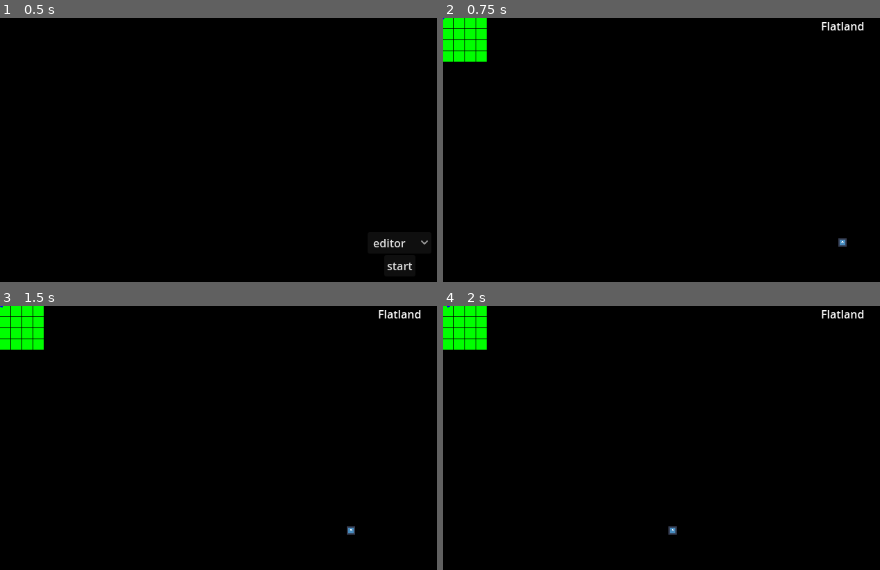
Above: before the commit, frames 1-4 (two rows, left to right).
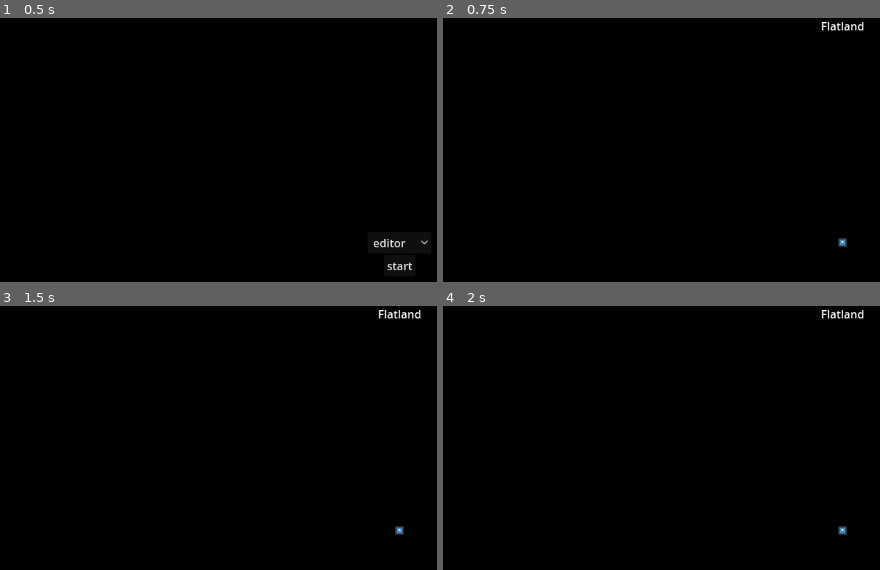
Above: after the commit, the same moments.

Repository: UndercoverGnome/tiles
Game: Godot game, scene res://scenes/mainmenu.tscn
Same seed, same stepped clock (60 frames per second), same inputs: the game is played once before the commit and once after it. The engine's default icon, where the game draws it, is replaced by a stand-in: a white triangle on a blue panel in a dark square.
Inputs:
- Up to frame 1 (0.5 s): no input
- Up to frame 2 (0.75 s): click "start" at 0.5 s
- Up to frame 3 (1.5 s): tap Enter (ui_accept) at 1.25, 1.35 s; hold Right (ui_right) from 1.28 s (still down)
- Up to frame 4 (2 s): keep holding Right (ui_right); tap Enter (ui_accept) at 1.52, 1.82 s

Frame 1 is identical in both runs. In frame 2, 1.7% of the frame differs, in the area x 0-11%, y 0-17%; in frame 3, 1.8%; in frame 4, 1.8%, in the area x 0-93%, y 0-87%.
Error after the commit: Invalid access to property or key 'walltiles' on a base object of type 'RefCounted'. (res://editorUI.gd:22)

Commit message:
adding save system, and multiple chunk system
why are chunks empty when serialising into the world resource?

Diff:
--- a/editor.gd
+++ b/editor.gd
@@ -6,9 +6,12 @@
 var world: World = load('res://flatlandworld.tres') #eventually add choosable
 
 const cameraspeed: float = 350
+
 var chunkstoload: Array[Vector2i] = []
+var loadedtilemaps: Dictionary = {}
 
-
+func save_world():
+	ResourceSaver.save(world, "res://flatlandworld.tres")
 
 func initialisechunk():
 	var tilesarray = []
@@ -27,20 +30,55 @@
 		world.chunks.append([])
 		for y in range(world.size.y):
 			id+=1
-			world.chunks[x].append(Chunk.new(id, Vector2i(x,y),'unnamed',initialisechunk()))
+			world.chunks[x].append(Chunk.new(id, Vector2i(x,y),'unnamed',initialisechunk()))#WHY ARE CHUNKS EMPTY?????
+
 
 func updatechunks():
-	var chunktoadd =Vector2i(floor(camera.position.x/(world.chunksize*32)),floor(camera.position.y/(world.chunksize*32)))
+	var chunk_size_pixels = world.chunksize * 32
 
-	if (chunktoadd.x >= 0 and chunktoadd.x < world.size.x and chunktoadd.y >= 0 and chunktoadd.y < world.size.y):
-		if !chunkstoload.has(chunktoadd):
-			chunkstoload.append(chunktoadd)
+	var current_chunk := Vector2i(
+		floor(camera.position.x / chunk_size_pixels),
+		floor(camera.position.y / chunk_size_pixels)
+	)
 
-	print(chunkstoload)
+	if (current_chunk.x >= 0 and current_chunk.x < world.size.x and current_chunk.y >= 0 and current_chunk.y < world.size.y):
+		if !loadedtilemaps.has(current_chunk):
+			var tilemap := TileMap.new()
+			tilemap.tile_set = world.tileset
+			tilemap.position = current_chunk * chunk_size_pixels
+
+			add_child(tilemap)
+
+			if (current_chunk.x < world.chunks.size() and current_chunk.y < world.chunks[current_chunk.x].size()):
+				drawchunk(tilemap, world.chunks[current_chunk.x][current_chunk.y])
+
+			loadedtilemaps[current_chunk] = tilemap
+
+	var remove_queue := []
+
+	for chunk in loadedtilemaps:
+		if chunk != current_chunk:
+			remove_queue.append(chunk)
+
+	for chunk in remove_queue:
+		loadedtilemaps[chunk].queue_free()
+		loadedtilemaps.erase(chunk)
+
+func drawchunk(tilemap: TileMap, chunk: Chunk):
+	for x in range(world.chunksize):
+		for y in range(world.chunksize):
+			var tile = chunk.walltiles[x][y]
+
+			if tile == "empty":
+				tilemap.erase_cell(0, Vector2i(x,y))
+			else:
+				tilemap.set_cell(0,Vector2i(x,y),0,world.tiledict[tile])
 
 func _ready() -> void:
 	editorUI.updateUI(world, camera.position)
-	initialiseworldchunks()
+	if world.chunks.is_empty():
+		print("ERROR! WORLD.CHUNKS IS EMPTY. INITIALISING CHUNKS")
+		initialiseworldchunks()
 
 func _process(delta: float) -> void:
 	var movement = Vector2(Input.get_axis('ui_left','ui_right')*cameraspeed*delta,Input.get_axis('ui_up','ui_down')*cameraspeed*delta)
@@ -49,4 +87,8 @@
 		updatechunks()
 		editorUI.updateUI(world, camera.position)
 
+	if Input.is_action_just_pressed('ui_accept'):
+		print('saved!')
+		save_world()
+
 	DisplayServer.window_set_title('tile engine, editor | fps:'+str(Engine.get_frames_per_second()))
--- a/editorUI.gd
+++ b/editorUI.gd
@@ -18,6 +18,7 @@
 	#DRAW CHUNKS IN GREEN IF THEY HAVE TILE DATA
 	for x in range(world.chunks.size()):
 		for y in range(world.chunks[x].size()):
+			print(world.chunks[x][y])
 			if world.chunks[x][y].walltiles != []:
 				draw_rect(Rect2(Vector2(world.chunks[x][y].coordinates.x*visualisertilesize,world.chunks[x][y].coordinates.y*visualisertilesize),Vector2(visualisertilesize-1,visualisertilesize-1)),Color.GREEN)
 	#DRAW CAMERA VISUALISER
--- a/flatlandworld.tres
+++ b/flatlandworld.tres
@@ -8,7 +8,23 @@
 title = "Flatland"
 size = Vector2i(4, 4)
 chunksize = 16
-chunks = []
+chunks = [[Object(RefCounted,"script":Resource("res://chunk.gd"))
+, Object(RefCounted,"script":Resource("res://chunk.gd"))
+, Object(RefCounted,"script":Resource("res://chunk.gd"))
+, Object(RefCounted,"script":Resource("res://chunk.gd"))
+], [Object(RefCounted,"script":Resource("res://chunk.gd"))
+, Object(RefCounted,"script":Resource("res://chunk.gd"))
+, Object(RefCounted,"script":Resource("res://chunk.gd"))
+, Object(RefCounted,"script":Resource("res://chunk.gd"))
+], [Object(RefCounted,"script":Resource("res://chunk.gd"))
+, Object(RefCounted,"script":Resource("res://chunk.gd"))
+, Object(RefCounted,"script":Resource("res://chunk.gd"))
+, Object(RefCounted,"script":Resource("res://chunk.gd"))
+], [Object(RefCounted,"script":Resource("res://chunk.gd"))
+, Object(RefCounted,"script":Resource("res://chunk.gd"))
+, Object(RefCounted,"script":Resource("res://chunk.gd"))
+, Object(RefCounted,"script":Resource("res://chunk.gd"))
+]]
 actors = []
 tileset = ExtResource("2_8omal")
 tiledict = {
--- a/scenes/editor.tscn
+++ b/scenes/editor.tscn
@@ -37,21 +37,6 @@
 
 [node name="Camera2D" type="Camera2D" parent="."]
 
-[node name="Sprite2D2" type="Sprite2D" parent="."]
-position = Vector2(1152, 0)
+[node name="Sprite2D" type="Sprite2D" parent="Camera2D"]
 scale = Vector2(0.1, 0.1)
 texture = ExtResource("3_xhckf")
-
-[node name="Sprite2D3" type="Sprite2D" parent="."]
-scale = Vector2(0.1, 0.1)
-texture = ExtResource("3_xhckf")
-
-[node name="Sprite2D4" type="Sprite2D" parent="."]
-position = Vector2(1152, 648)
-scale = Vector2(0.1, 0.1)
-texture = ExtResource("3_xhckf")
-
-[node name="Sprite2D5" type="Sprite2D" parent="."]
-position = Vector2(-1.19209e-07, 648)
-scale = Vector2(0.1, 0.1)
-texture = ExtResource("3_xhckf")
